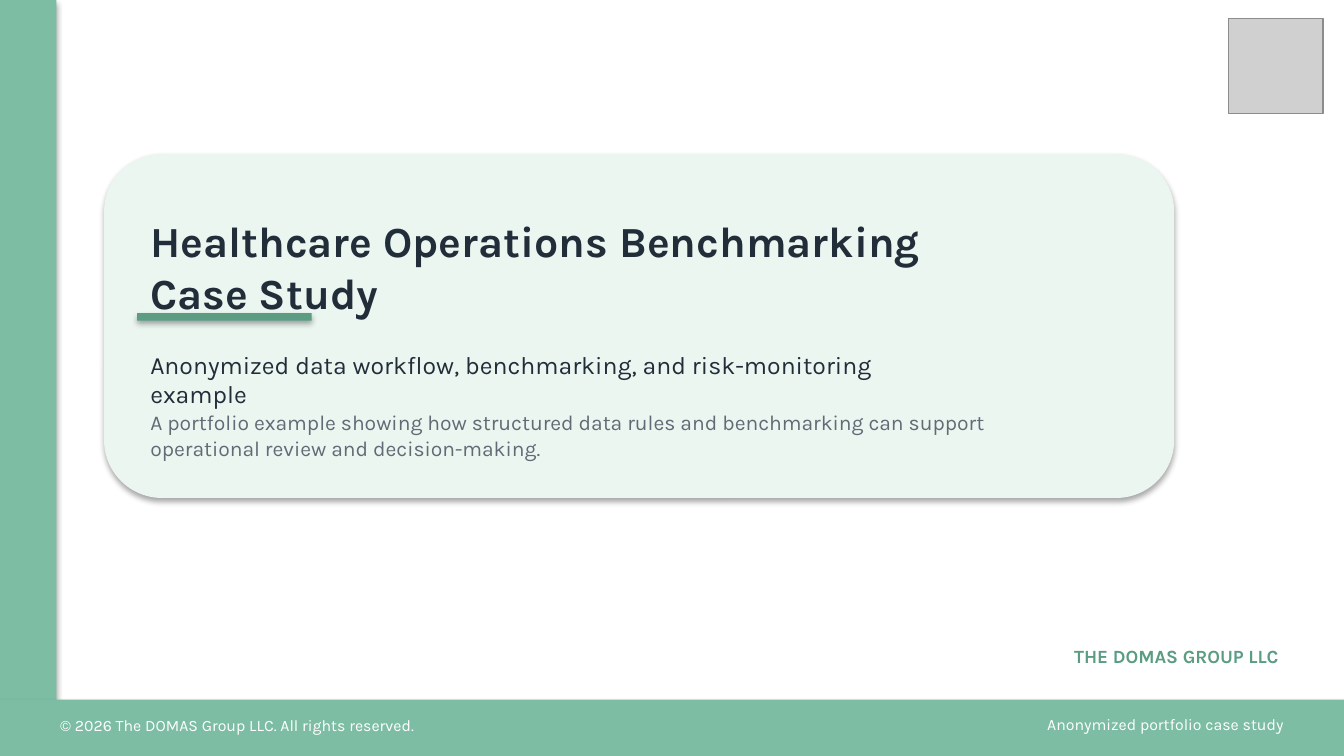
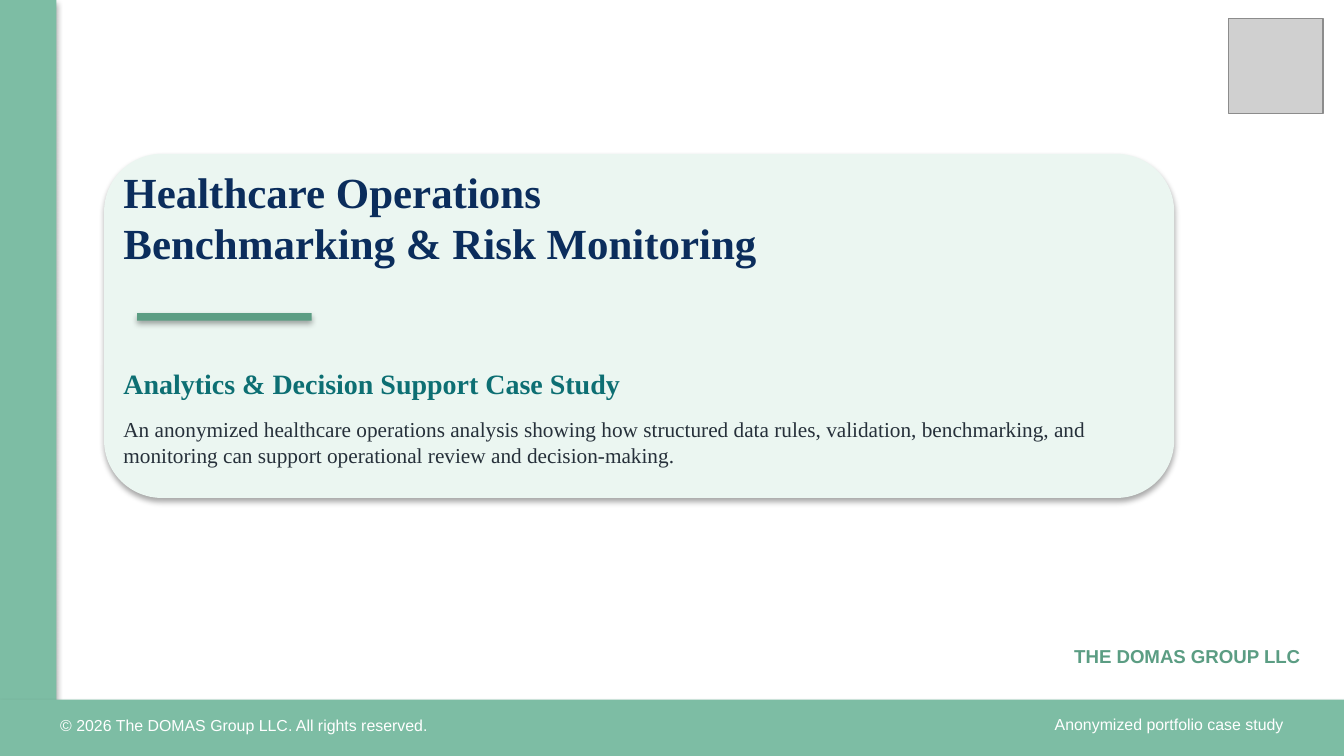
Before and after one commit to TheDOMASGroupLLC/healthcare-operations-benchmarking, a slide deck: slide 1 of case-study/Healthcare_Operations_Benchmarking_Case_Study.pptx. Drawn at 1344x756 pixels with LibreOffice and Linux fonts; fonts in the diff are those of the drawing; grey boxes stand for pictures; background and template pictures are left out. Boxes give left, top, right and bottom in pixels: in the first picture for what was removed or moved away, otherwise in the second. Text is boxed around its words. In the diff, an @@ line names an element or a change of style, - is before the commit and + after.

```diff
--- a/case-study/Healthcare_Operations_Benchmarking_Case_Study.pptx
+++ b/case-study/Healthcare_Operations_Benchmarking_Case_Study.pptx
@@ text at (x1=123, y1=178, x2=757, y2=268): text changed; font Karla to Times New Roman; text colour #222D3A to #0B2D5C @@
-Healthcare Operations Benchmarking Case Study
+Healthcare Operations
+Benchmarking & Risk Monitoring
@@ text at (x1=123, y1=374, x2=620, y2=400): text changed; size 13.3 to 15 pt; font Karla to Times New Roman; text colour #222D3A to #0D6F73; bold on @@
-Anonymized data workflow, benchmarking, and risk-monitoring example
+Analytics & Decision Support Case Study
@@ text at (x1=123, y1=422, x2=1085, y2=468): text changed; size 11.3 to 11.4 pt; font Karla to Times New Roman; text colour #626B75 to #26303A @@
-A portfolio example showing how structured data rules and benchmarking can support operational review and decision-making.
+An anonymized healthcare operations analysis showing how structured data rules, validation, benchmarking, and monitoring can support operational review and decision-making.
@@ font Karla to Arial in 3 elements at (x1=1074, y1=650, x2=1300, y2=663), (x1=76, y1=719, x2=427, y2=734), (x1=1055, y1=718, x2=1283, y2=733) @@
```
Also in this commit, not shown: 14 other slides changed, 2 slides removed, 2 other files.
